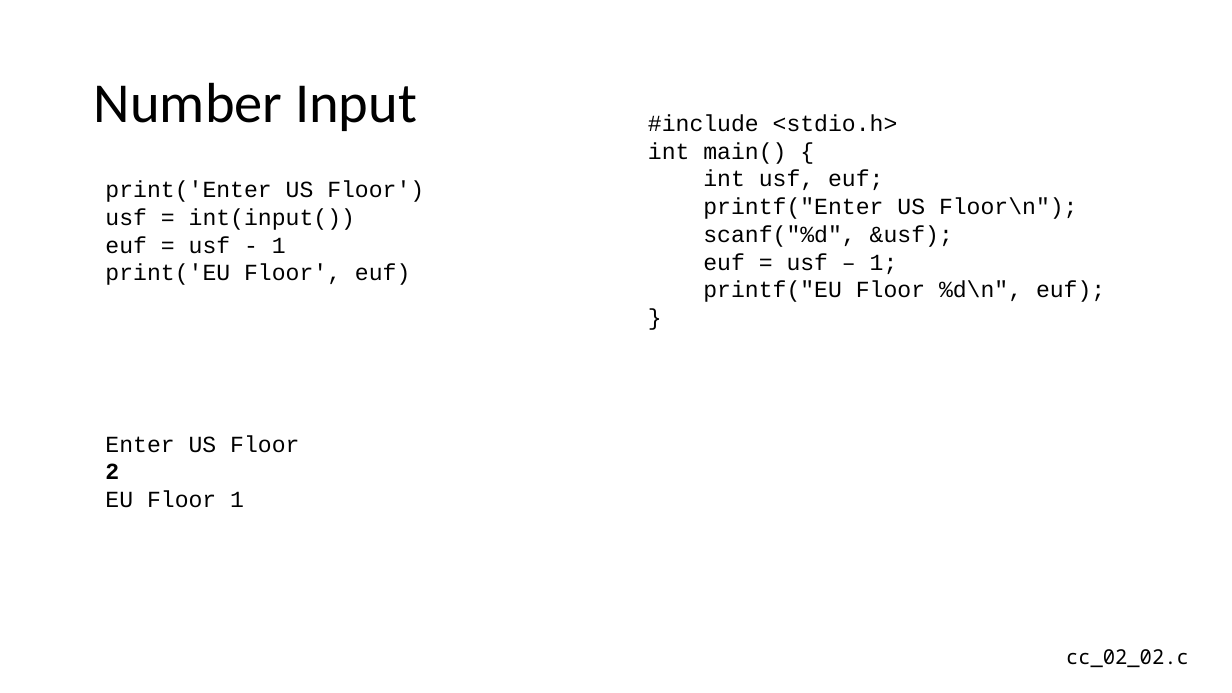
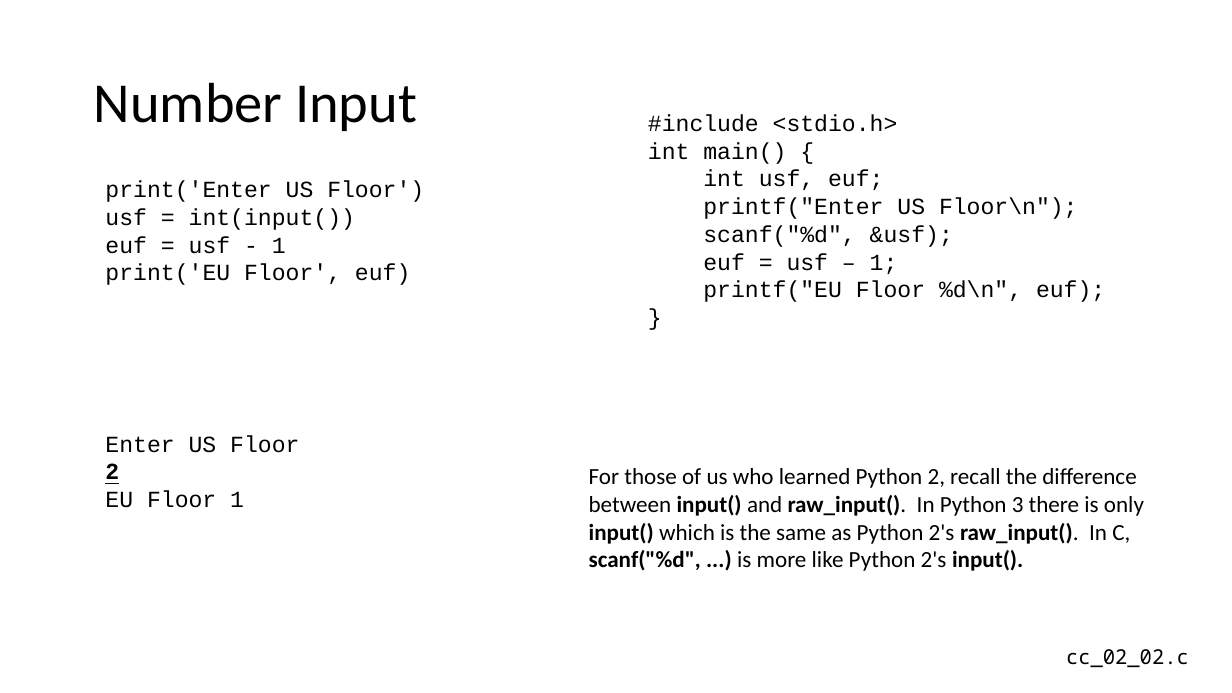
Before and after one commit to csev/cc4e, a slide deck: slide 10 of lectures/CC-02-Python.pptx. Drawn at 1232x693 pixels with LibreOffice and Linux fonts; fonts in the diff are those of the drawing. Boxes give left, top, right and bottom in pixels: in the first picture for what was removed or moved away, otherwise in the second. Text is boxed around its words. In the diff, an @@ line names an element or a change of style, - is before the commit and + after.

Commit message:
Updates

```diff
--- a/lectures/CC-02-Python.pptx
+++ b/lectures/CC-02-Python.pptx
@@ text at (x1=105, y1=463, x2=119, y2=484): underline on in "2" @@
@@ text added at (x1=589, y1=468, x2=1144, y2=571), 18 pt, text #000000 @@
+For those of us who learned Python 2, recall the difference between input() and raw_input(). In Python 3 there is only input() which is the same as Python 2's raw_input(). In C, scanf("%d", ...) is more like Python 2's input().
```
Also in this commit, not shown: 11 other slides changed.
